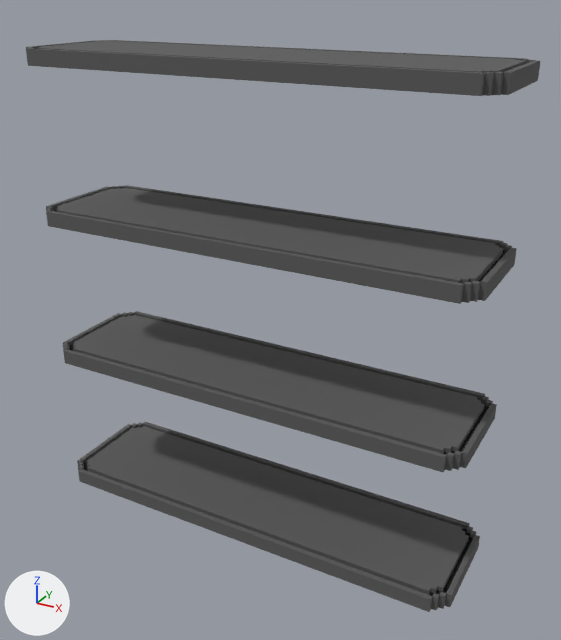
What one commit did to the FBX model LubJam/Assets/Models/Small_Shelf.fbx.
The view is the same before and after, from a 50 mm camera at (20.7, -35.4, 31.9) aimed at (1.0, 0.3, 14.1). The axes (+X, +Y, +Z) are drawn at lower left. The lights are the same throughout.
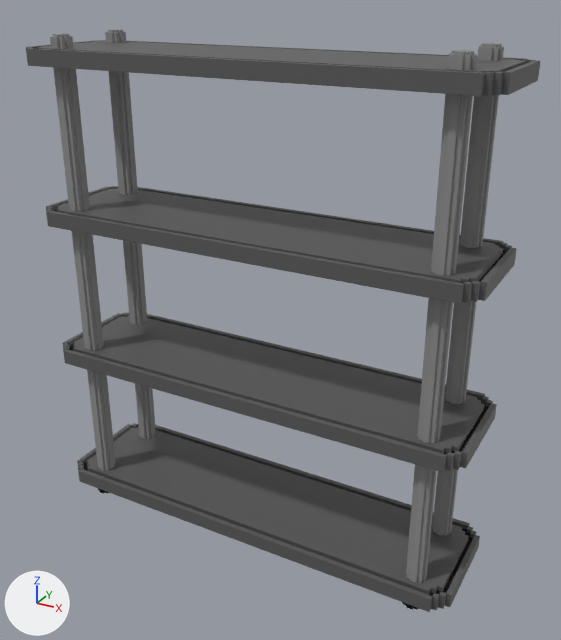
Where the change shows, as pixel boxes (x1, y1, x2, y2) in the pictures (561 x 640 px):
'Cylinder.001', added: after (50, 29, 504, 610)
    faces in mat_metal (grey #8d8d8d): (50, 29, 504, 583)

What changed in the scene script:
```text
Add mat_metal:
    mat_metal = principled_material('Metal')
    mat_metal.base_color = (0.267, 0.267, 0.267)  # grey #8d8d8d
    mat_metal.roughness = 1.0
Add me_cylinder_001:
    me_cylinder_001.from_pydata(...)  # 576 vertices, 352 faces; spans x -22.7..0.8, y -5.2..0.8, z -1.0..28.2
    # faces by material slot: [152, 200]
    me_cylinder_001.materials.append(mat_black)  # black #000000
    me_cylinder_001.materials.append(mat_metal)  # grey #8d8d8d
Add ob_cylinder_001:
    ob_cylinder_001 = bpy.data.objects.new('Cylinder.001', me_cylinder_001)
    ob_cylinder_001.location = (10.98, 2.23, 0.97)
```
